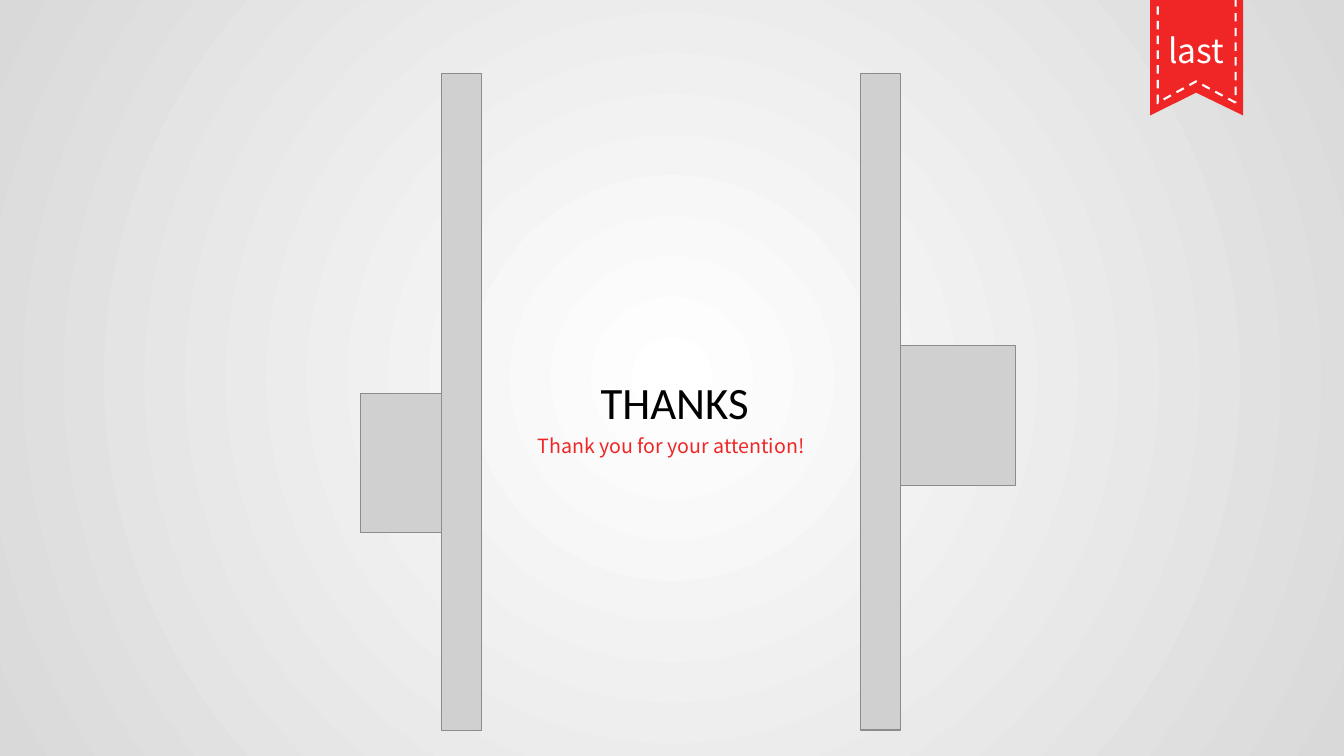
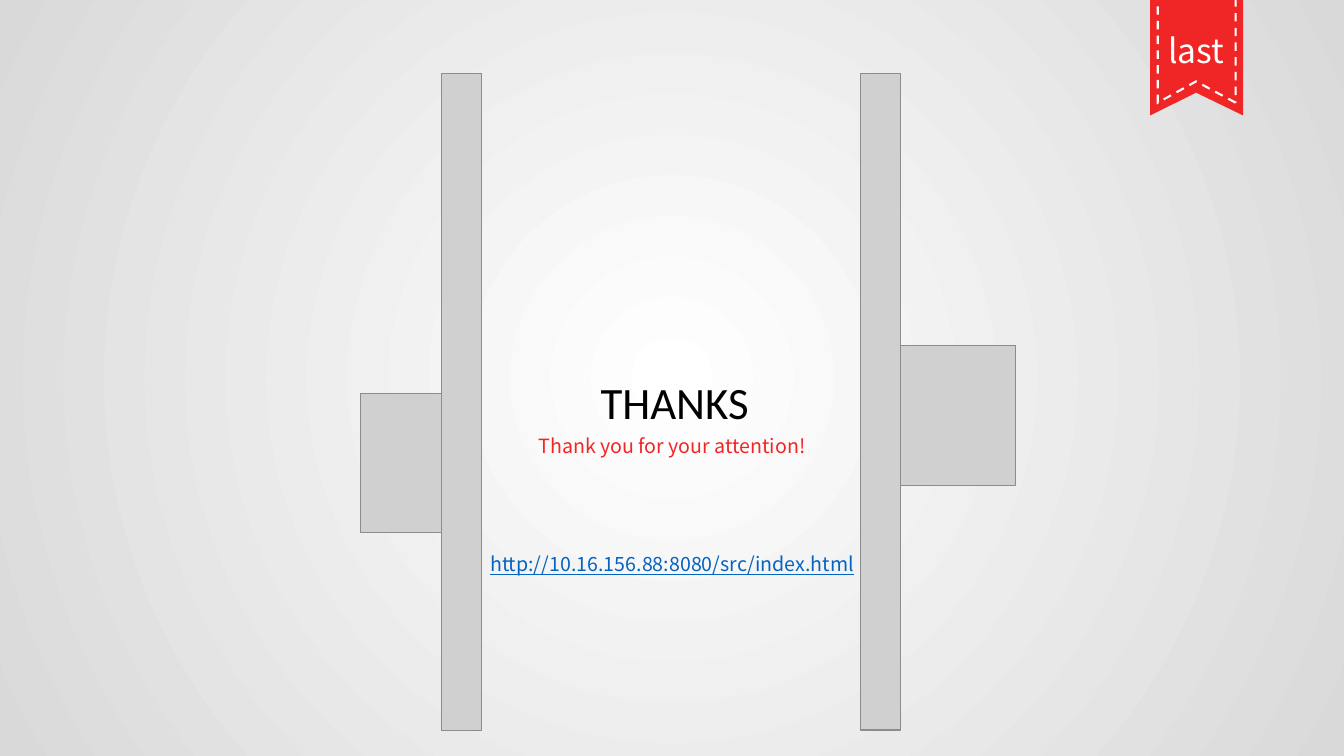
Before and after one commit to zpbaifern/TTFruitGarden, a slide deck: slide 15 of doc/天天果园-1607班陈梓鹏.pptx. Drawn at 1344x756 pixels with LibreOffice and Linux fonts; fonts in the diff are those of the drawing; grey boxes stand for pictures. Boxes give left, top, right and bottom in pixels: in the first picture for what was removed or moved away, otherwise in the second. Text is boxed around its words. In the diff, an @@ line names an element or a change of style, - is before the commit and + after.

```diff
--- a/doc/天天果园-1607班陈梓鹏.pptx
+++ b/doc/天天果园-1607班陈梓鹏.pptx
@@ text "Thank you for your attention!": place and size @@
-text "Thank you for your attention!" at (537,437,805,458)
+text "Thank you for your attention!" at (490,437,854,576)
@@ text at (490,555,854,576): paragraph added @@
+http://10.16.156.88:8080/src/index.html
```
Also in this commit, not shown: 4 other files.
